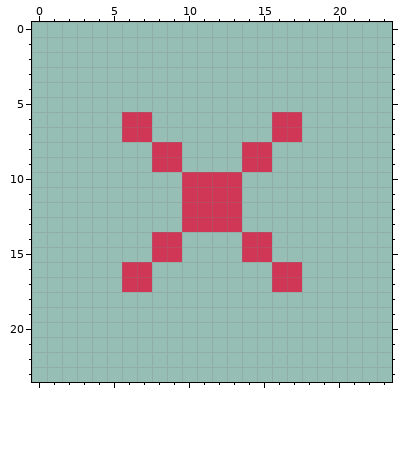
Two versions of one pixel-art file, Art/Textures/Enemies/IntentIndicator/silenced_info.aseprite. Above, as it was before the edit.
24x24 pixels, 1 frame.
Once edited:
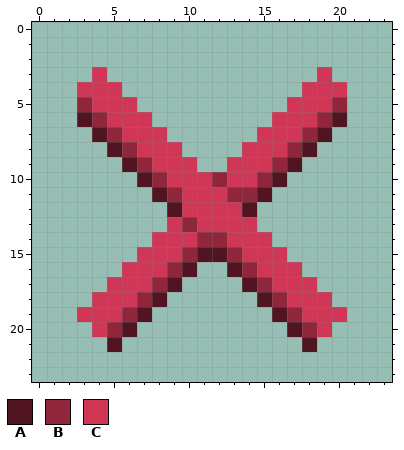
Palette (. is transparent): A #511521  B #90263c  C #d03656
Diff:
Changed rows in their new state; - is an unchanged pixel.
first column x 3:
 3 -C--------------C-
 4 CCC------------CCC
 5 BCCC----------CCCB
 6 ABC------------CBA
 7 -AB--C------C--BA-
 8 --ABC--------CBA--
 9 ---AB--C--C--BA---
10 ----ABC--B-CBA----
11 -----AB---BBA-----
12 ------A----A------
13 ------CB---C------
14 -------CBBC-------
15 ----C--BAAB--C----
16 -----CBA--ABC-----
17 --C--BA----AB--C--
18 -CCCBA------ABCCC-
19 CCCBA--------ABCCC
20 -CBA----------ABC-
21 --A------------A--
